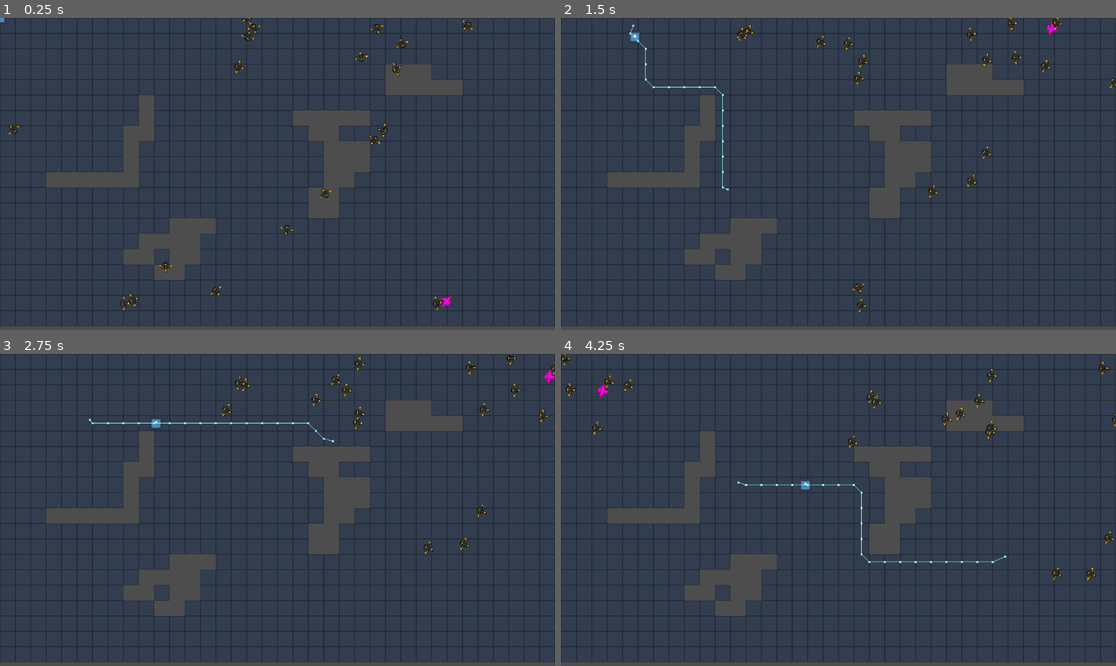
Above: before the commit, frames 1-4 (two rows, left to right).
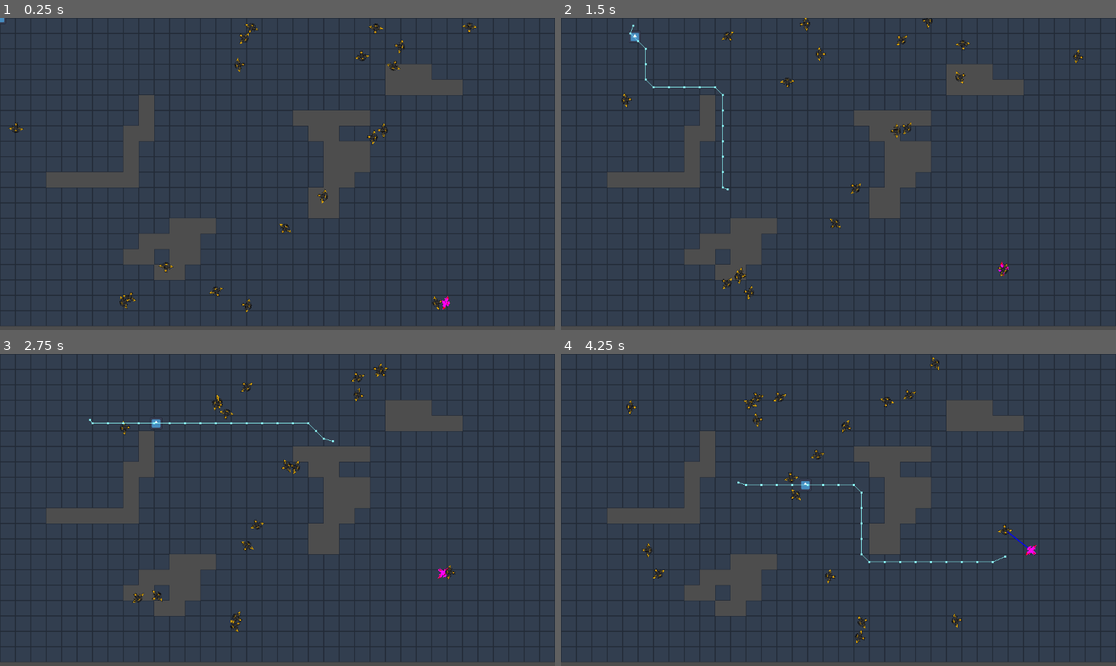
Above: after the commit, the same moments.

Repository: xStoffer/2D-Boid-Nav
Game: Godot game, scene res://Scenes/main.tscn
Two runs of this game, one before a commit and one after it. Both use one fixed random seed, a clock stepped at 60 frames per second and the inputs below. The engine's default icon, where the game draws it, is replaced by a stand-in: a white triangle on a blue panel in a dark square.
Inputs (mouse positions are in pixels of both pictures, inside the frame that each line leads up to):
- Up to frame 1 (0.25 s): no input
- Up to frame 2 (1.5 s): move the mouse to (960, 158) at 0.52 s; hold Right mouse button (right_click) 0.53-1.28 s; move the mouse to (727, 189) at 1.27 s; right-click (727, 189) at 1.35 s
- Up to frame 3 (2.75 s): move the mouse to (333, 441) at 2.02 s; hold Right mouse button (right_click) from 2.03 s (still down)
- Up to frame 4 (4.25 s): move the mouse to (810, 572) at 2.77 s; release Right mouse button (right_click) at 2.78 s; right-click (810, 572) at 2.85 s; move the mouse to (1005, 556) at 3.52 s; hold Right mouse button (right_click) from 3.53 s (still down)

The runs differ from the first frame. In frame 1, 0.7% of the frame differs, in the area x 1-86%, y 0-95%; in frame 2, 1.3%; in frame 3, 1.2%; in frame 4, 1.4%, in the area x 0-100%, y 0-93%.

Commit message:
More Tweaks
It's almost there but yeah

Diff:
--- a/2d-boid-nav/Scenes/drone.tscn
+++ b/2d-boid-nav/Scenes/drone.tscn
@@ -14,8 +14,6 @@
 collision_layer = 3
 gravity_scale = 0.0
 script = ExtResource("1_o36xs")
-Cohesion = 0.2
-Alignment = 0.0
 
 [node name="Sprite2D" type="Sprite2D" parent="." unique_id=919642444]
 rotation = 1.5707964
--- a/2d-boid-nav/Scripts/drone.gd
+++ b/2d-boid-nav/Scripts/drone.gd
@@ -6,12 +6,15 @@
 var dir
 var movement_speed = 100
 var drones_in_range: Array[Node2D] = []
+var selected_drones: Array[Node] = []
+var line_thickness: float = 2.0
 
 @export var Steer_Strength = 0.05
 @export var Seperation: float = 1
 @export var Cohesion: float = 1
 @export var Alignment: float = 1
 @onready var detection_area = $Boid_Area/Line_Of_Sight_2D
+@onready var spawner = get_parent()
 
 
 # Called when the node enters the scene tree for the first time.
@@ -20,6 +23,7 @@
 	random_dir = Vector2(cos(random_angle), sin(random_angle)).normalized()
 	rotation = random_angle
 	dir = random_dir
+	selected_drones = spawner.get_children()
 
 	if self.name == 'Drone':
 		modulate = Color(154.227, 0.0, 25.219, 1.0)
@@ -31,6 +35,9 @@
 func _physics_process(delta: float) -> void:
 	dir += _Steer_Apply()*Steer_Strength
 	rotation = dir.angle()
+
+	if drones_in_range.size() > 0:
+		queue_redraw()
 
 	if self.position.x < 0:
 		global_position.x = 1200
@@ -45,36 +52,60 @@
 		#linear_velocity += dir*movement_speed
 	linear_velocity = dir.normalized()*movement_speed
 
+func _draw() -> void:
+	if self.name != "Drone":
+		return
+
+	var line_color: Color = Color.AQUA
+	var start_point = Vector2.ZERO
+	var end_point = Vector2.ZERO
+
+	for drone in drones_in_range:
+		end_point = to_local(drone.global_position)
+		var distance_to = end_point.length()
+		if distance_to < 60 and distance_to > 0:
+			line_color = Color.RED
+		else: line_color = Color.AQUA
+		draw_line(start_point, end_point, line_color, line_thickness)
 
 func _Steer_Apply() -> Vector2:
 	var direction = Vector2.ZERO
-	direction =+ Seperation * _Steer_Seperation() + Alignment * _Steer_Alignment() + Cohesion * _Steer_Cohesion()
+	direction =+ ((Seperation * _Steer_Seperation()) +
+	(Alignment * _Steer_Alignment()) +
+	(Cohesion * _Steer_Cohesion()))
 	return direction.normalized()
 
 func _Steer_Seperation() -> Vector2:
 	var direction = Vector2.ZERO
-	for drone in drones_in_range:
-		var det_radius = detection_area.shape.radius
-		var magnitude = 0.8
-		var ratio = clamp((drone.global_position - global_position).length()*magnitude/(det_radius) , 0, 10)
-		if ratio > 0 and self.name == 'Drone':
-			print(ratio)
-		#clamp(((drone.global_position - global_position).length()-(det_radius*magnitude)),0, (det_radius*magnitude))/det_radius
-		direction -= ratio * (drone.global_position - global_position)
+	if drones_in_range.size() > 0:
+		for drone in drones_in_range:
+			var det_radius = detection_area.shape.radius
+			var ratio = 0
+			if (drone.global_position - global_position).length() > 0:
+				ratio = abs(det_radius - (drone.global_position - global_position).length())/(det_radius)
+				#ratio = (drone.global_position - global_position).length()/(det_radius)
+			#if self.name == 'Drone':
+				#print(ratio)
+			direction -=  (ratio*0.1)*(drone.global_position - global_position)
 	return direction.normalized()
 
 func _Steer_Cohesion() -> Vector2:
 	var direction = Vector2.ZERO
 	var other_pos_sum = Vector2.ZERO
+	var other_pos = Vector2.ZERO
 	for drone in drones_in_range:
-		other_pos_sum += drone.global_position
-	direction += (other_pos_sum - global_position)
+		other_pos = to_local(drone.global_position)
+		if drone.position == self.position: pass
+		#other_pos_sum += drone.global_position
+		other_pos_sum -= global_position - drone.global_position
+	if other_pos_sum != null and drones_in_range.size() != 0:
+		direction = other_pos_sum
 	return direction
 
 func _Steer_Alignment() -> Vector2:
 	var direction = Vector2.ZERO
 	for drone in drones_in_range:
-		direction = Vector2.from_angle(rotation - drone.rotation)
+		direction += Vector2.from_angle(rotation - drone.rotation)
 	if drones_in_range.size() == 0:
 		direction = Vector2.ZERO
 	return direction.normalized()
--- a/2d-boid-nav/Scripts/drone_spawner.gd
+++ b/2d-boid-nav/Scripts/drone_spawner.gd
@@ -1,7 +1,7 @@
 extends Node2D
 
 @export var drone_scene: PackedScene = preload("res://Scenes/drone.tscn")
-@export var spawn_count: int = 20  # Number of enemies per wave
+@export var spawn_count: int = 20
 @export var spawn_area: Rect2 = Rect2(0, 0, 1000, 1000)
 
 # Called when the node enters the scene tree for the first time.
